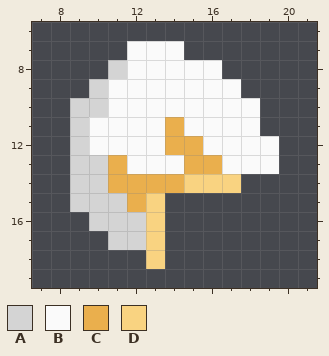
A pixel-art sprite gets an edit: assets/hat_5.png. The first picture shows the starting point.
The file is 32x32 pixels. Shown: x 7..21, y 6..19.
Palette (. is transparent): A #d4d4d4  B #fafafa  C #eaaf4d  D #f9d381
Pixels before, first column x 9:
 7 ...BBB.....
 8 ..ABBBBB...
 9 .ABBBBBBB..
10 AABBBBBBBB.
11 ABBBBCBBBB.
12 ABBBBCCBBBB
13 AACBBBCCBBB
14 AACCCCDDD..
15 AAACD......
16 .AAAD......
17 ..AAD......
18 ....D......
Once edited:
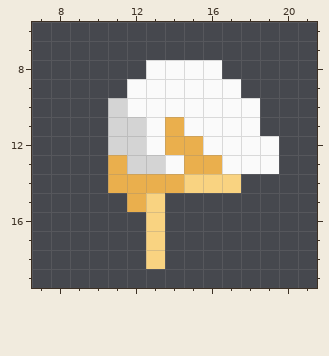
Edits made:
The author changed colour B to colour A in row 10 at x 11; in rows 11 to 12 at x 11 to 12; in row 13 at x 12 to 13.
Colour A is gone in row 8 at x 11; in row 9 at x 10; in row 10 at x 9 to 10; in rows 11 to 12 at x 9; in rows 13 to 14 at x 9 to 10; in row 15 at x 9 to 11.
Colour A is gone in row 16 at x 10 to 12; in row 17 at x 11 to 12.
Colour B is gone in row 7 at x 12 to 14; in row 8 at x 12; in row 9 at x 11; in rows 11 to 12 at x 10.
Changed places in both pictures, as pixel boxes (x1, y1, x2, y2):
changed: (70, 41, 184, 250)
